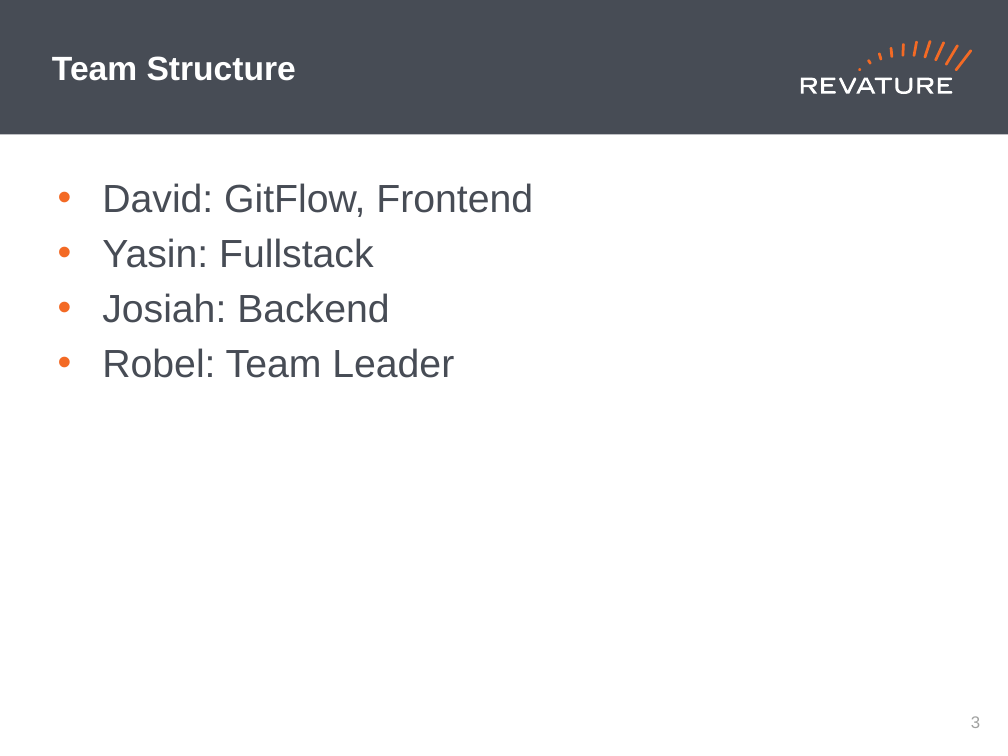
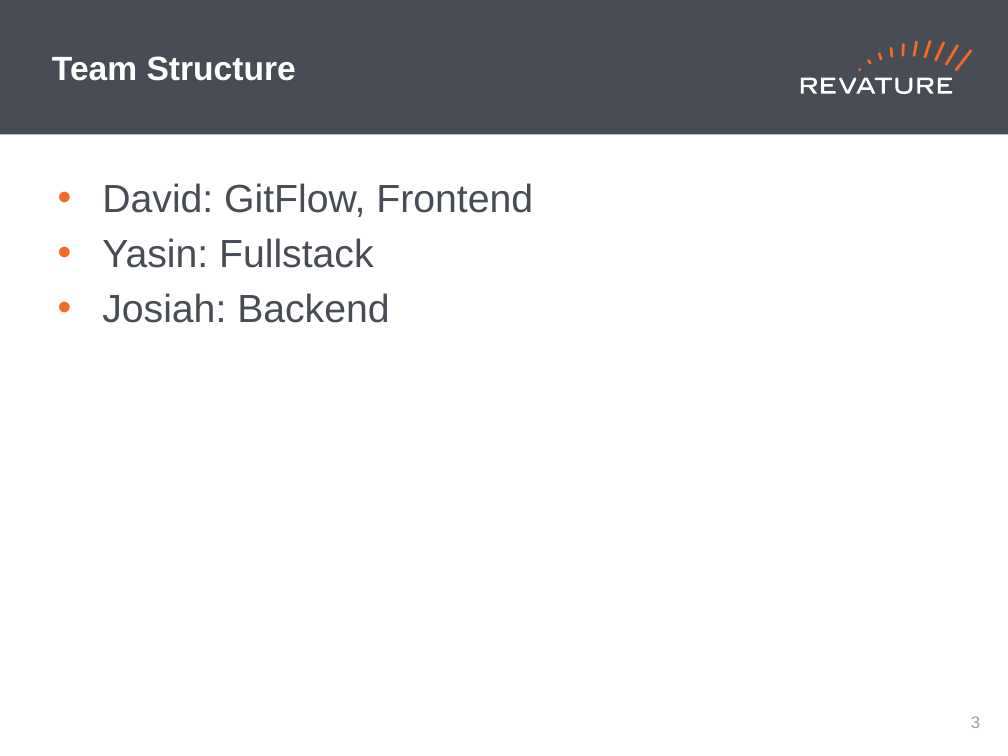
Before and after one commit to DavidKaza/skybank, a slide deck: slide 4 of Revature_PPT_Template (1).pptx. Drawn at 1008x756 pixels with LibreOffice and Linux fonts; fonts in the diff are those of the drawing. Boxes give left, top, right and bottom in pixels: in the first picture for what was removed or moved away, otherwise in the second. Text is boxed around its words. In the diff, an @@ line names an element or a change of style, - is before the commit and + after.

```diff
--- a/Revature_PPT_Template (1).pptx
+++ b/Revature_PPT_Template (1).pptx
@@ text at [102, 348, 454, 378]: paragraph removed @@
-• Robel: Team Leader
```
Also in this commit, not shown: 5 other slides changed, 1 slide added, 2 slides removed.
